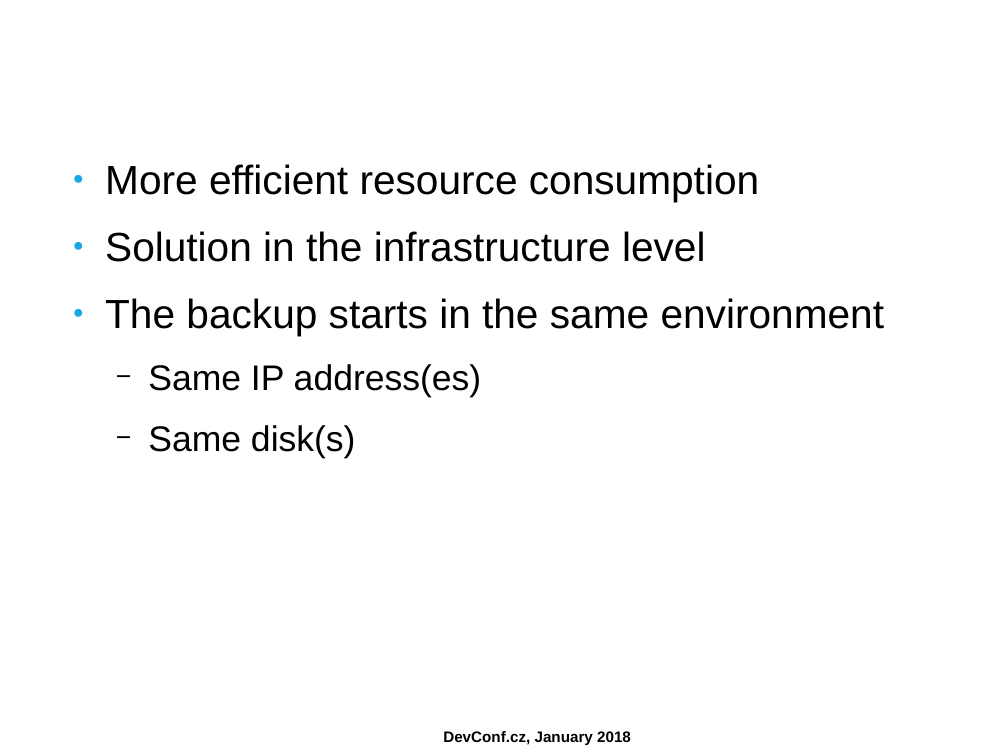
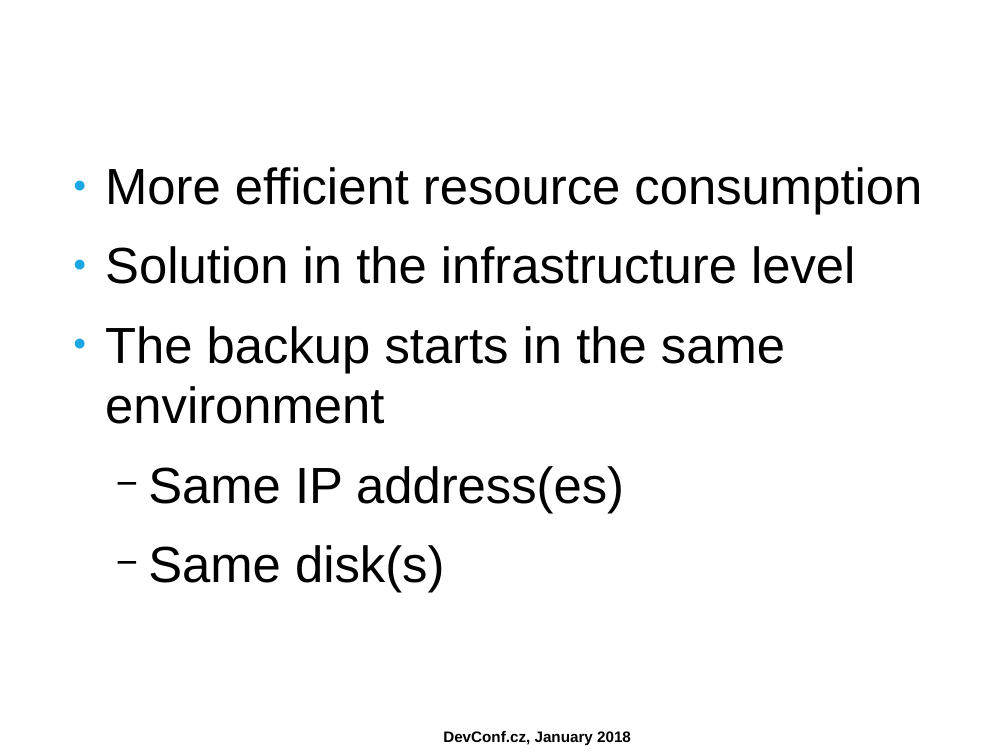
Before and after one commit to ahadas/ahadas.github.io, a slide deck: slide 11 of slides/high_availability_with_no_split_brains.odp. Drawn at 1008x756 pixels with LibreOffice and Linux fonts; fonts in the diff are those of the drawing; background and template pictures are left out. Boxes give left, top, right and bottom in pixels: in the first picture for what was removed or moved away, otherwise in the second. Text is boxed around its words. In the diff, an @@ line names an element or a change of style, - is before the commit and + after.

```diff
--- a/slides/high_availability_with_no_split_brains.odp
+++ b/slides/high_availability_with_no_split_brains.odp
@@ text "More efficient resource consumption" at (x1=105, y1=167, x2=922, y2=592): size 32 to 40 pt in "More efficient resource consumption", "Solution in the infrastructure level", "The backup starts in the same environment"; size 28 to 40 pt in "Same IP address(es)", "Same disk(s)" @@
```
Also in this commit, not shown: 4 other slides changed, 1 slide added.
